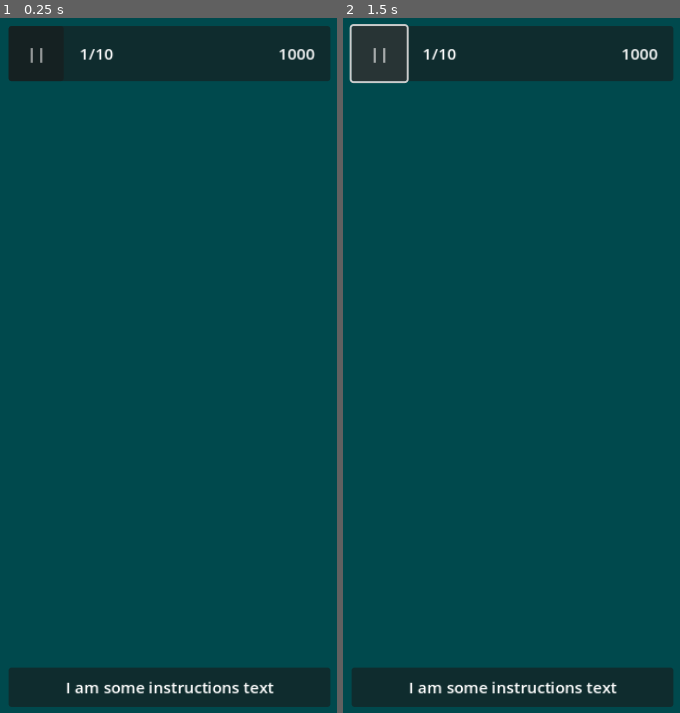
Above: before the commit, frames 1-2 (left to right).
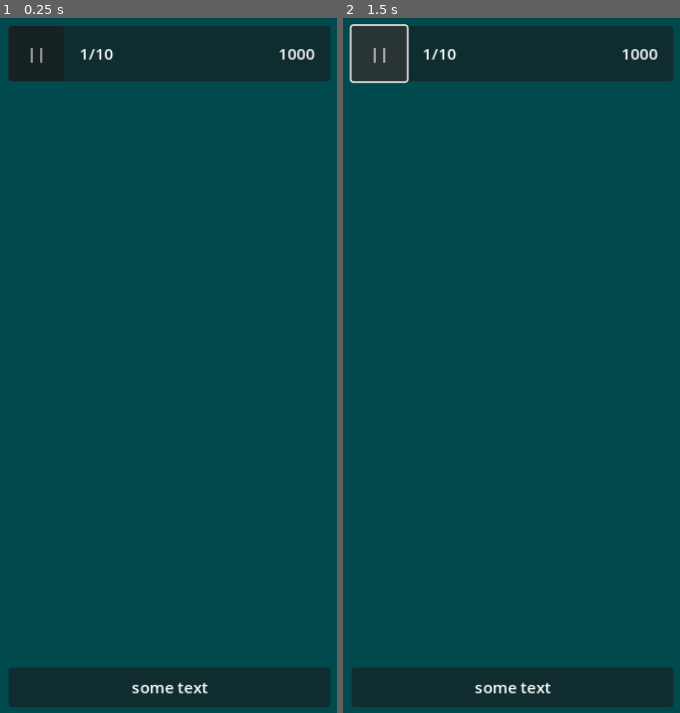
Above: after the commit, the same moments.

Repository: SugarF0x/hidden-gems-gd
Game: Godot game, scene res://hidden_gems_scene.tscn
Two runs of this game, one before a commit and one after it. Both use one fixed random seed, a clock stepped at 60 frames per second and the inputs below.
Inputs:
- Up to frame 1 (0.25 s): no input
- Up to frame 2 (1.5 s): click "||" at 0.5 s; click "||" at 1.25 s

The runs differ from the first frame. In frame 1, 0.6% of the frame differs, in the area x 19-82%, y 95-98%; in frame 2, 0.6%.

Commit message:
update instructions text in editor too

Diff:
--- a/hidden_gems_scene.tscn
+++ b/hidden_gems_scene.tscn
@@ -43,4 +43,4 @@
 
 [node name="Instructions" parent="UI/MarginContainer" instance=ExtResource("2_faga1")]
 layout_mode = 2
-size_flags_vertical = 8
+text = "this is some other text"
--- a/instructions.gd
+++ b/instructions.gd
@@ -1,9 +1,9 @@
+@tool
 extends Control
 
-@onready var label: Label = $PanelContainer/MarginContainer/Label
+@onready var label: Label = $MarginContainer/Label
 
 @export var text: String:
-	get():
-		return label.text
 	set(value):
-		label.text = value
+		text = value
+		if label: label.text = value
--- a/instructions.tscn
+++ b/instructions.tscn
@@ -9,6 +9,7 @@
 grow_horizontal = 2
 size_flags_vertical = 8
 script = ExtResource("1_nmppw")
+text = "some text"
 
 [node name="MarginContainer" type="MarginContainer" parent="."]
 layout_mode = 2
@@ -19,5 +20,5 @@
 
 [node name="Label" type="Label" parent="MarginContainer"]
 layout_mode = 2
-text = "I am some instructions text"
+text = "some text"
 horizontal_alignment = 1
